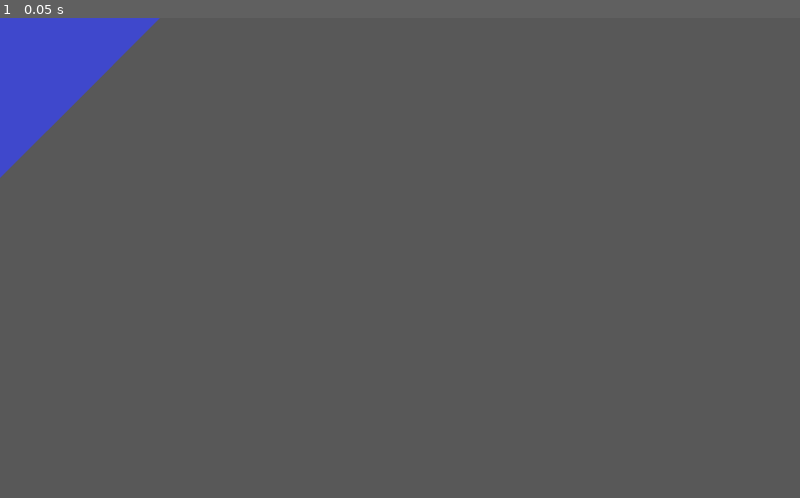
Above: before the commit, frame 1.
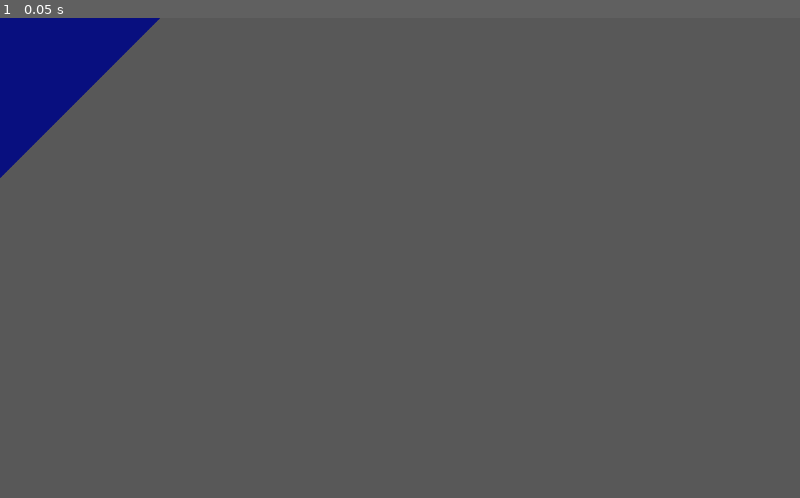
Above: after the commit, the same moment.

Repository: mwegrzyn2311/Procedural-Level-Generation
Game: Godot game, scene res://Games/Panel/Element/Finish/finish.tscn
The game is run twice, just before and just after one commit, with the same random seed, the same clock (stepped at 60 frames per second) and the same inputs. This scene is started directly instead of the project's main scene.
Inputs:
- Up to frame 1 (0.05 s): no input

The runs differ from the first frame. In frame 1, 3.4% of the frame differs, in the area x 0-20%, y 0-34%.

Commit message:
Gmae finished overlay and time-based mcts

Diff:
--- a/Algorithm/MonteCarloGeneration/mcts_node.gd
+++ b/Algorithm/MonteCarloGeneration/mcts_node.gd
@@ -22,10 +22,15 @@
 func best_action():
 	# TODO: Change this to time-based?
 	const simulations: int = 100
+	var time_start = Time.get_unix_time_from_system()
+	var time_now = Time.get_unix_time_from_system()
 
-	for i in range(simulations):
-		print(i)
+	#for i in range(simulations):
+	# TODO: Make configurable
+	while time_now - time_start < 1:
 		self.rollout()
+		time_now = Time.get_unix_time_from_system()
+		#print(time_now - time_start)
 
 	return self.most_visited_child()
 
--- a/Common/COLLECTION_UTIL.gd
+++ b/Common/COLLECTION_UTIL.gd
@@ -22,7 +22,7 @@
 			res.x = pos.x
 		if pos.y > res.y:
 			res.y = pos.y
-	return res
+	return res + Vector2.ONE
 
 func nice_print_dict(dict: Dictionary):
 	var dims: Vector2 = get_dict_dims(dict)
--- a/Common/NAVIGATION.gd
+++ b/Common/NAVIGATION.gd
@@ -4,6 +4,7 @@
 const MAIN_MENU: String = "res://UI/Menu/main_menu.tscn"
 const GAME_SELECTION: String = "res://UI/Menu/game_selection_menu.tscn"
 var game_scene = null
+var game_overlay: BaseGameOverlay
 
 var GAME_TO_SCENE: Dictionary = {
 	CONSTANTS.SupportedGames.BOULDER_DASH : "res://Games/Supaplex/Board/board.tscn",
@@ -29,3 +30,6 @@
 
 func getParamsSelectionMenu(game: CONSTANTS.SupportedGames, algo: CONSTANTS.SupportedAlgos) -> String:
 	return GAME_TO_ALGO_TO_PARAM_SELECTION.get(game).get(algo)
+
+func register_game_overlay(overlay: BaseGameOverlay):
+	self.game_overlay = overlay
--- a/Games/Panel/Board/board.gd
+++ b/Games/Panel/Board/board.gd
@@ -80,7 +80,7 @@
 	_reset_line()
 
 func _on_background_gui_input(event):
-	if event is InputEventMouseButton:
+	if event is InputEventMouseButton and event.button_index == MOUSE_BUTTON_RIGHT:
 		_end_drawing()
 
 func register_start(start: PanelStart):
@@ -144,6 +144,12 @@
 			_go_back(currently_over.position)
 	currently_over = null
 
+# TODO: Actually implement
+func _is_panel_solved() -> bool:
+	return true
+
 # TODO: Implement
 func check_for_finish(finish: PanelFinish):
-	pass
+	if _is_panel_solved():
+		_end_drawing()
+		NAVIGATION.game_overlay.enable_completion_overlay_visibility
--- a/Games/Panel/Element/Finish/finish.gd
+++ b/Games/Panel/Element/Finish/finish.gd
@@ -10,7 +10,7 @@
 
 func _on_input_event(viewport, event, shape_idx):
 	if event is InputEventMouseButton:
-		board.check_finish(self)
+		board.check_for_finish(self)
 
 static func getScene() -> Resource:
 	return load("res://Games/Panel/Element/Finish/finish.tscn")
--- a/Games/Panel/Element/Finish/finish.tscn
+++ b/Games/Panel/Element/Finish/finish.tscn
@@ -2,14 +2,15 @@
 
 [ext_resource type="PackedScene" uid="uid://b6m4ht4tkdnbv" path="res://Games/Panel/Element/panel_ele.tscn" id="1_0p5u7"]
 [ext_resource type="Script" path="res://Games/Panel/Element/Finish/finish.gd" id="2_62xba"]
-[ext_resource type="Texture2D" uid="uid://bvw6kosg3g3kh" path="res://Games/Panel/Element/Finish/diamond_512.png" id="2_rlkss"]
+[ext_resource type="Texture2D" uid="uid://blakl4d5521pc" path="res://Games/Panel/Element/Finish/diamond_512_v2.png" id="3_eg8qr"]
 
 [node name="Finish" instance=ExtResource("1_0p5u7")]
+z_index = 1
 input_pickable = true
 script = ExtResource("2_62xba")
 
 [node name="Sprite" parent="." index="1"]
-texture = ExtResource("2_rlkss")
+texture = ExtResource("3_eg8qr")
 
 [connection signal="input_event" from="." to="." method="_on_input_event"]
 [connection signal="mouse_entered" from="." to="." method="_on_mouse_entered"]
--- a/Games/Panel/Element/Tetromino/TETRMOMINO_UTIL.gd
+++ b/Games/Panel/Element/Tetromino/TETRMOMINO_UTIL.gd
@@ -78,6 +78,7 @@
 	types_arr = []
 	for type in Type.values():
 		types_arr.append(type)
+	types_arr.erase(Type.ONE_BY_ONE)
 
 func _generate_tetromino_sprites():
 	for type in TypeToShape:
--- a/Games/Panel/Info/CURRENT_PANEL.gd
+++ b/Games/Panel/Info/CURRENT_PANEL.gd
@@ -3,7 +3,7 @@
 
 var width: int = 4
 var height: int = 4
-var max_tetromino_actions = 5
+var max_tetromino_actions = 4
 
 # Dictionary[Vector2, PANEL_ELEMENTS.Ele]
 var panel_dict: Dictionary
--- a/Games/Panel/LevelGeneration/MonteCarloGeneration/mcts_panel_state.gd
+++ b/Games/Panel/LevelGeneration/MonteCarloGeneration/mcts_panel_state.gd
@@ -103,12 +103,20 @@
 			var b: Vector2 = a + Vector2((a - o).y, (a - o).x) * RNG_UTIL.rand_pos_neg()
 			_create_tetromino_zone(o, a ,b, line)
 
+func _is_start(pos: Vector2):
+	return line[0] == pos
+
 # =======================
 # Abstract functions overrides here
 
 # TODO: Add placing tetromino here
 func generate_legal_actions() -> Array:
-	return generate_move_actions() + generate_tetromino_actions()
+	# This ifelse is there to reduce the width of the tree
+	# Append is there cause it might generate a zone but only if it would return empty list
+	if _are_tetrominos_placed():
+		return generate_move_actions() + generate_tetromino_actions()
+	else:
+		return generate_tetromino_actions()
 
 func generate_tetromino_actions() -> Array:
 	var actions = []
@@ -124,12 +132,17 @@
 			if zone.is_completed:
 				continue
 			for type in TETROMINO_UTIL.types_arr:
-				var tetromino_opt: Tetromino = zone.can_place_tetromino(type)
-				if tetromino_opt != null:
-					actions.append(MCTSAction.new(Callable(self, "place_tetromino"), {"tetromino": tetromino_opt, "zone_idx": i}))
+					_try_create_tetromino_action(actions, zone, i, type)
 					if actions.size() == CURRENT_PANEL.max_tetromino_actions:
 						return actions
+			var type: TETROMINO_UTIL.Type = TETROMINO_UTIL.Type.ONE_BY_ONE
+			_try_create_tetromino_action(actions, zone, i, type)
 		return actions
+
+func _try_create_tetromino_action(actions: Array, zone: TetrominoZone, zone_idx: int, type: TETROMINO_UTIL.Type):
+	var tetromino_opt: Tetromino = zone.can_place_tetromino(type)
+	if tetromino_opt != null:
+		actions.append(MCTSAction.new(Callable(self, "place_tetromino"), {"tetromino": tetromino_opt, "zone_idx": zone_idx}))
 
 # TODO: Might create something to put an end earlier
 func generate_move_actions() -> Array:
@@ -138,7 +151,7 @@
 	var curr_pos: Vector2 = line[line.size() - 1]
 	var dest_positions: Array = [Vector2.UP, Vector2.RIGHT, Vector2.DOWN, Vector2.LEFT]\
 		.map(func(unit_vec: Vector2): return curr_pos + unit_vec * 2)\
-		.filter(func(next: Vector2): return !line.has(next) && _in_bounds(next))
+		.filter(func(next: Vector2) -> bool: return _in_bounds(next) and !line.has(next))
 	if dest_positions.is_empty():
 		_finish_line_gen()
 	# Create zone but make sure it doesnt invoke again (a flag or smth
@@ -149,7 +162,10 @@
 
 # TODO: It would be best to somehow return number of solutions
 func generation_result() -> float:
-	return line.size()
+	return tetromino_zones.size()
+
+func max_score() -> float:
+	return 3.0
 
 # We might return true if either no more legal moves exist or a satisfactory result is found
 func is_generation_completed() -> bool:
--- a/Games/Panel/LevelGeneration/PANEL_ELEMENTS.gd
+++ b/Games/Panel/LevelGeneration/PANEL_ELEMENTS.gd
@@ -1,6 +1,6 @@
 extends Node
 
-const PIPE_LEN = 3
+const PIPE_LEN = 2
 const ELE_SIZE = 256
 const ELE_SCALE = 0.125
 const TETROMINO_SQUARE_FRACTION = 0.25
--- /dev/null
+++ b/UI/GameUI/Overlay/base_game_overlay.gd
@@ -0,0 +1,20 @@
+extends Control
+
+class_name BaseGameOverlay
+
+@onready var completion_overlay = $LevelCompletedOverlay
+
+func _ready():
+	NAVIGATION.register_game_overlay(self)
+
+func enable_completion_overlay_visibility():
+	if completion_overlay.visible:
+		return
+	completion_overlay.visible = true
+	completion_overlay.mouse_filter = MOUSE_FILTER_IGNORE
+
+func disable_completion_overlay_visibility():
+	if not completion_overlay.visible:
+		return
+	completion_overlay.visible = false
+	completion_overlay.mouse_filter = MOUSE_FILTER_STOP
--- a/UI/GameUI/Overlay/base_game_overlay.tscn
+++ b/UI/GameUI/Overlay/base_game_overlay.tscn
@@ -1,10 +1,12 @@
-[gd_scene load_steps=6 format=3 uid="uid://cucya5n70q0nb"]
+[gd_scene load_steps=8 format=3 uid="uid://cucya5n70q0nb"]
 
 [ext_resource type="PackedScene" uid="uid://cjwqiif3jsat0" path="res://UI/GameUI/Overlay/base_overlay_button.tscn" id="1_eviot"]
+[ext_resource type="Script" path="res://UI/GameUI/Overlay/base_game_overlay.gd" id="1_f68mo"]
 [ext_resource type="Script" path="res://UI/GameUI/Overlay/restart_rand_seed.gd" id="2_hr1xx"]
 [ext_resource type="Script" path="res://UI/GameUI/Overlay/restart_same_seed.gd" id="2_q6g22"]
 [ext_resource type="Script" path="res://UI/GameUI/Overlay/CopySeedToClipboard.gd" id="2_ukxbp"]
 [ext_resource type="Script" path="res://UI/GameUI/Overlay/seed_label.gd" id="4_7ukkr"]
+[ext_resource type="FontFile" uid="uid://v4yqlddodibg" path="res://Fonts/Roboto-Medium.ttf" id="7_dj4kj"]
 
 [node name="BaseGameOverlay" type="Control"]
 layout_mode = 3
@@ -13,6 +15,7 @@
 anchor_bottom = 1.0
 grow_horizontal = 2
 grow_vertical = 2
+script = ExtResource("1_f68mo")
 
 [node name="SideBar" type="ColorRect" parent="."]
 layout_mode = 0
@@ -65,6 +68,25 @@
 offset_bottom = 96.0
 color = Color(0.223529, 0.223529, 0.223529, 1)
 
+[node name="LevelCompletedOverlay" type="ColorRect" parent="."]
+visible = false
+z_index = 99
+layout_mode = 0
+offset_top = 96.0
+offset_right = 1088.0
+offset_bottom = 768.0
+mouse_filter = 2
+color = Color(0.854902, 0.854902, 0.854902, 1)
+
+[node name="LineEdit" type="LineEdit" parent="LevelCompletedOverlay"]
+layout_mode = 0
+offset_right = 1088.0
+offset_bottom = 672.0
+theme_override_fonts/font = ExtResource("7_dj4kj")
+theme_override_font_sizes/font_size = 42
+text = "Congratulations! You've cleared the level."
+alignment = 1
+
 [connection signal="pressed" from="SideBar/Buttons/CopyToClipboard" to="SideBar/Buttons/CopyToClipboard" method="_on_pressed"]
 [connection signal="pressed" from="SideBar/Buttons/RestartSameSeed" to="SideBar/Buttons/RestartSameSeed" method="_on_pressed"]
 [connection signal="pressed" from="SideBar/Buttons/RestartRandSeed" to="SideBar/Buttons/RestartRandSeed" method="_on_pressed"]
--- a/UI/GameUI/Overlay/restart_rand_seed.gd
+++ b/UI/GameUI/Overlay/restart_rand_seed.gd
@@ -1,8 +1,8 @@
 extends Button
 
-#@onready var seedLabel = get_tree().current_scene.owner.owner.owner.get_node("SeedLabel")
 
 func _on_pressed():
 	RNG_UTIL.change_seed_to_random()
 	get_node("../../SeedLabel").redraw_seed_label()
 	NAVIGATION.game_scene.regenerate_level()
+	NAVIGATION.game_overlay.disable_completion_overlay_visibility()
--- a/UI/GameUI/Overlay/restart_same_seed.gd
+++ b/UI/GameUI/Overlay/restart_same_seed.gd
@@ -1,7 +1,7 @@
 extends Button
-
 
 
 func _on_pressed():
 	RNG_UTIL.restore_randomness()
 	NAVIGATION.game_scene.regenerate_level()
+	NAVIGATION.game_overlay.disable_completion_overlay_visibility()
Binary file added: Games/Panel/Element/Finish/diamond_512_v2.png
Not shown, added: Games/Panel/Element/Finish/diamond_512_v2.png.import
